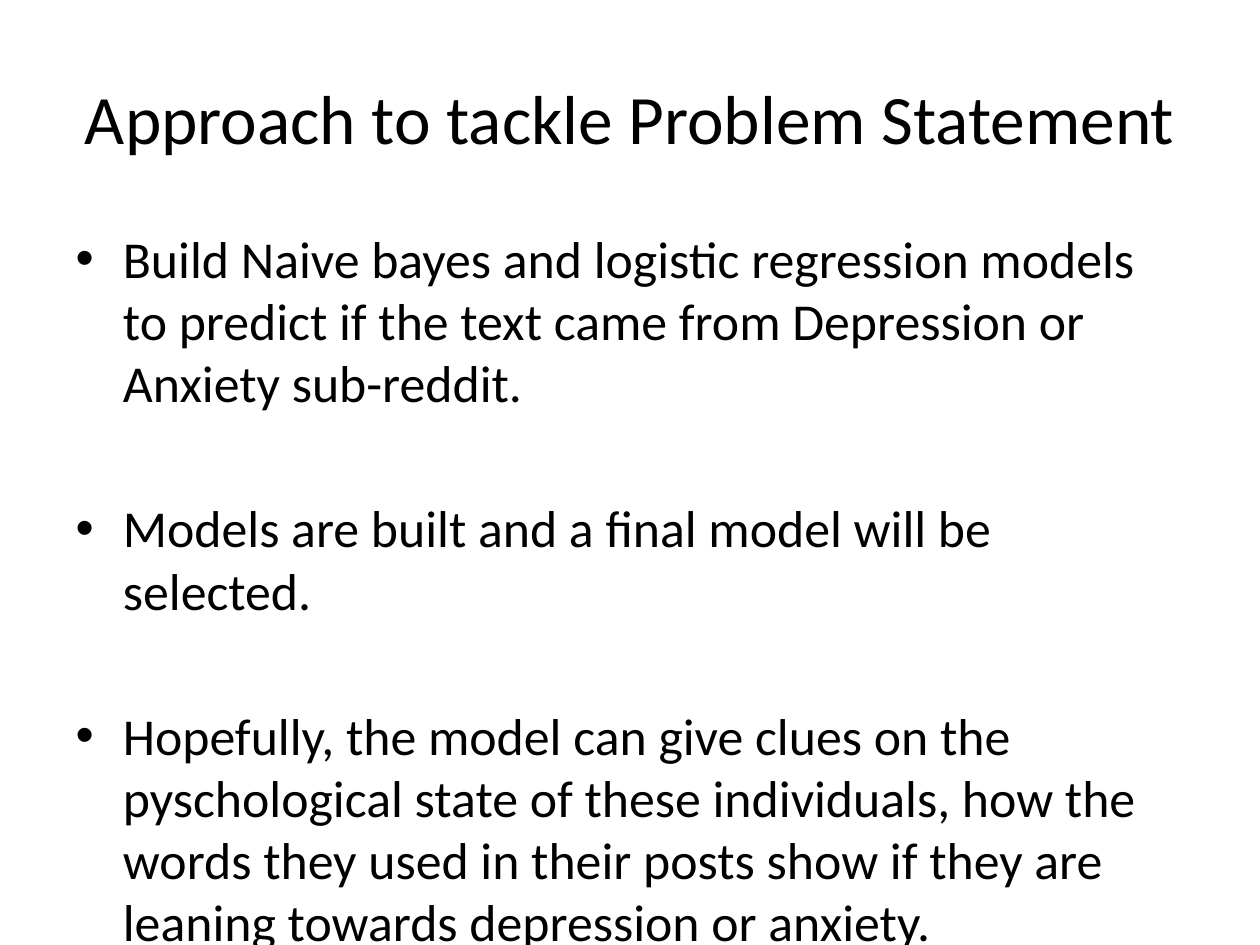
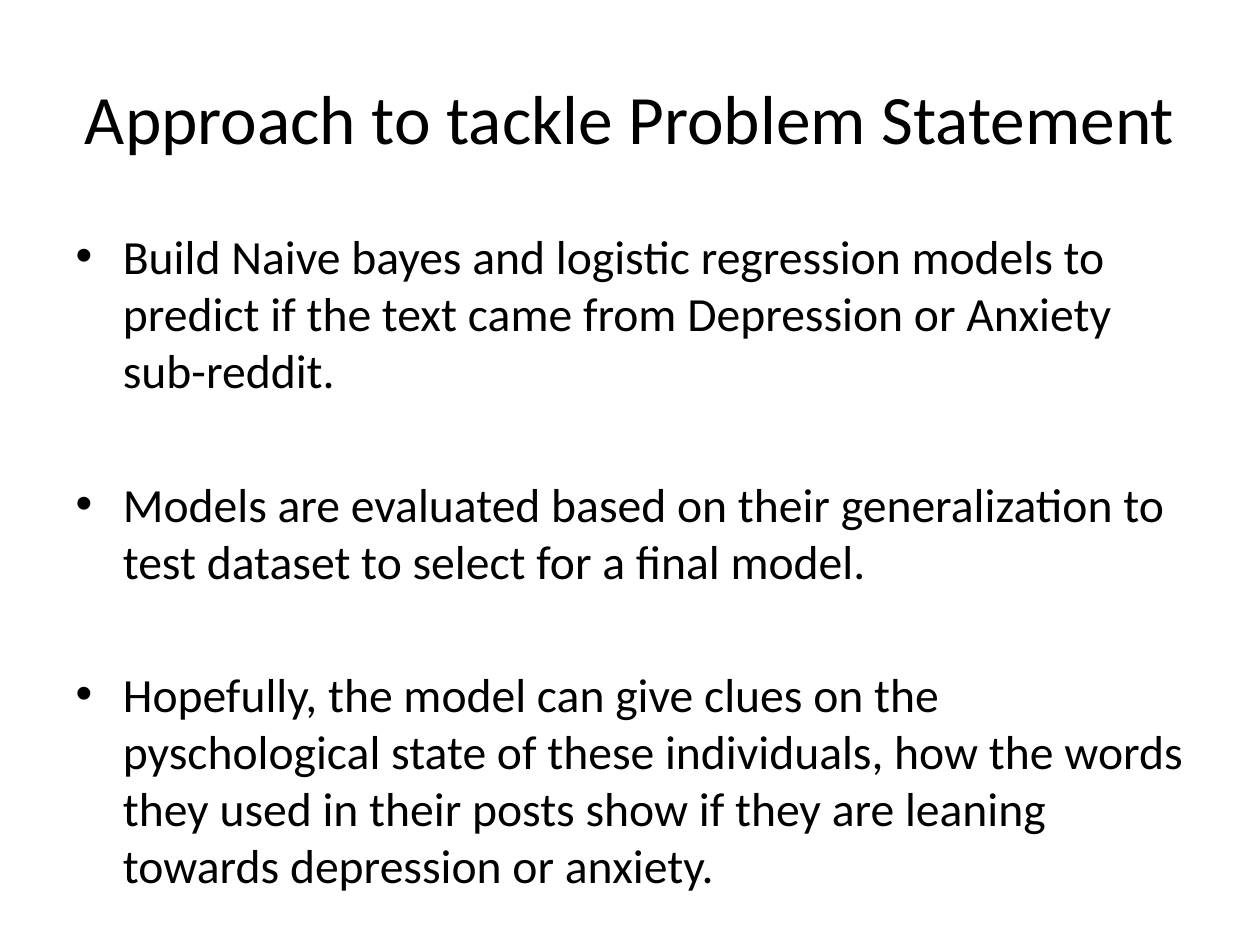
Before and after one commit to yongtat-koh/DSI-Projects, a slide deck: slide 5 of P3/Depression vs Anxiety.pptx. Drawn at 1260x945 pixels with LibreOffice and Linux fonts; fonts in the diff are those of the drawing. Boxes give left, top, right and bottom in pixels: in the first picture for what was removed or moved away, otherwise in the second. Text is boxed around its words. In the diff, an @@ line names an element or a change of style, - is before the commit and + after.

```diff
--- a/P3/Depression vs Anxiety.pptx
+++ b/P3/Depression vs Anxiety.pptx
@@ text at [123, 241, 1182, 835]: size 29.6 to 27.2 pt in "Build Naive bayes and logistic regression models ...", "Hopefully, the model can give clues on ..." @@
@@ text at [123, 489, 1164, 580]: text changed; size 29.6 to 27.2 pt @@
-• Models are built and a final model will be selected.
+• Models are evaluated based on their generalization to test dataset to select for a final model.
```
Also in this commit, not shown: 4 other slides changed, 6 slides added, 2 slides removed, 3 other files.
